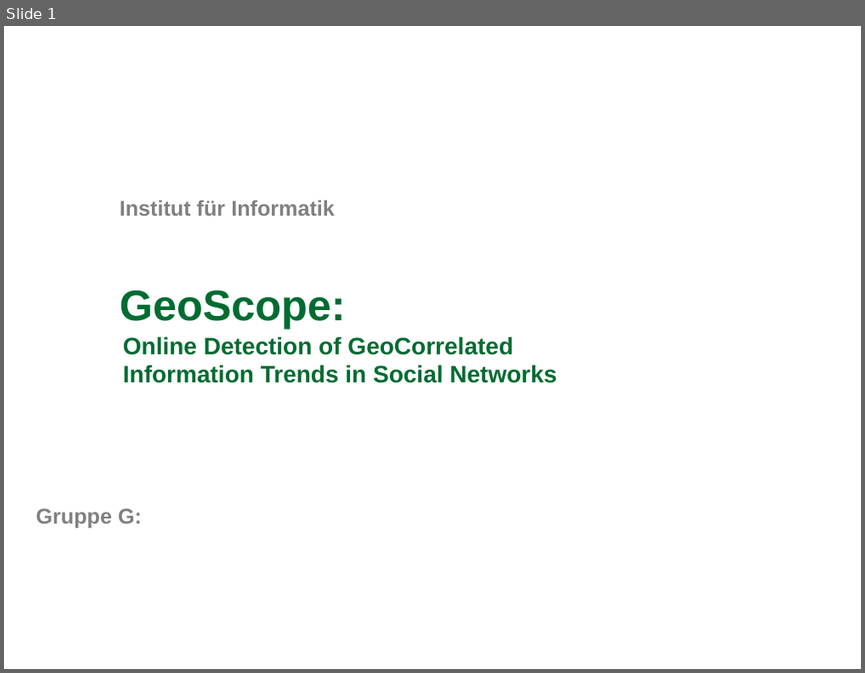
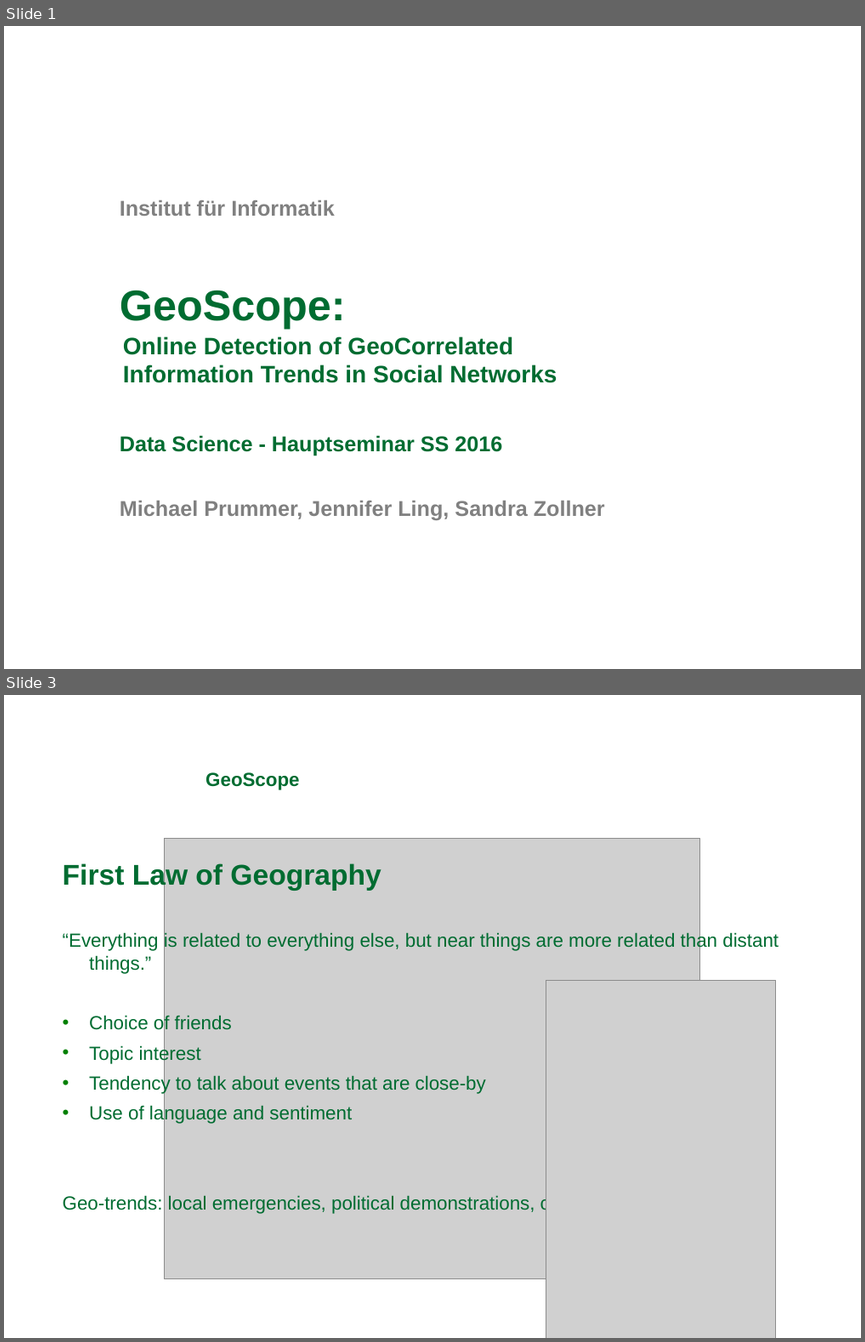
Before and after one commit to michaelprummer/datascience, a slide deck: GeoScope/DataScience1.ppt. Shown one above the other, each under a label of ours: slide 1 before the commit, slides 1 and 3 after it; the slides between them are not shown. The pictures are 865x673 and 865x1342 pixels, drawn with LibreOffice and Linux fonts; fonts in the diff are those of the drawing; grey boxes stand for pictures; background and template pictures are left out. Boxes give left, top, right and bottom in pixels: in the first picture for what was removed or moved away, otherwise in the second. Text is boxed around its words. In the diff, an @@ line names an element or a change of style, - is before the commit and + after.

Commit message:
Adding first part of presentation into ppt

```diff
--- a/GeoScope/DataScience1.ppt
+++ b/GeoScope/DataScience1.ppt
@@ slide 3 added at (x1=4, y1=695, x2=861, y2=1338), background picture (left out) @@
@@ text added at (x1=205, y1=772, x2=299, y2=790), 16 pt, text #006C31, bold @@
+GeoScope
@@ picture added at (x1=164, y1=838, x2=699, y2=1278) @@
@@ text added at (x1=63, y1=862, x2=381, y2=891), 24 pt, text #006C31, bold @@
+First Law of Geography
@@ text added at (x1=63, y1=931, x2=778, y2=1213), 16 pt, text #006C31 @@
+“Everything is related to everything else, but near things are more related than distant things.”
+• Choice of friends
+• Topic interest
+• Tendency to talk about events that are close-by
+• Use of language and sentiment
+Geo-trends: local emergencies, political demonstrations, cultural events, etc.
@@ picture added at (x1=546, y1=981, x2=776, y2=1338) @@
@@ slide 1 changed as well @@
@@ text at (x1=120, y1=435, x2=502, y2=456): text changed; text colour #808080 to #006C31 @@
-Gruppe G:
+Data Science - Hauptseminar SS 2016
@@ text added at (x1=120, y1=500, x2=605, y2=520), 18 pt, text #808080, bold @@
+Michael Prummer, Jennifer Ling, Sandra Zollner
```
Also in this commit, not shown: 11 other slides added, 1 slide removed, 1 other file.
